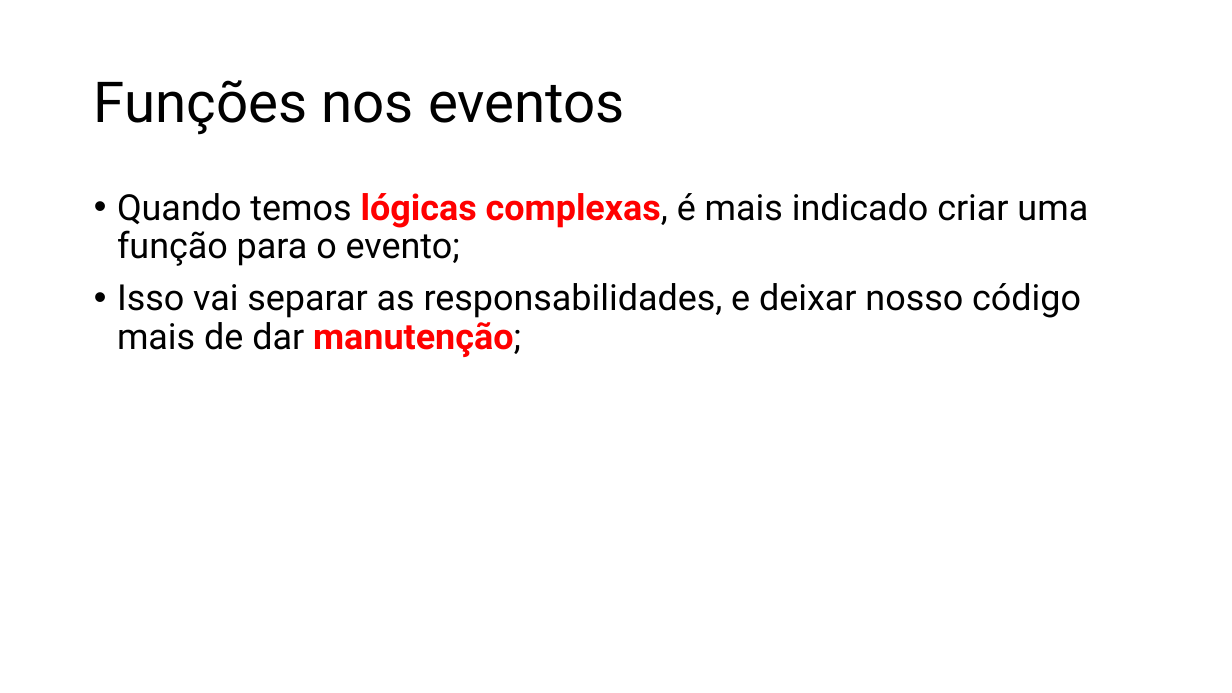
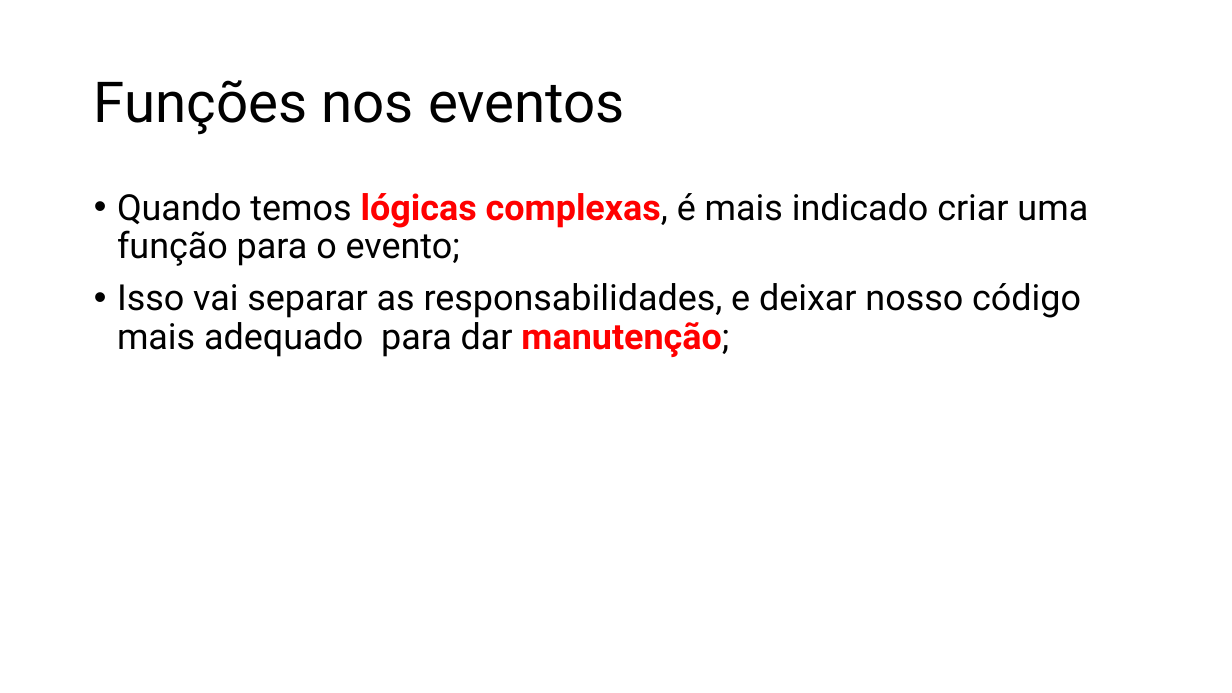
Before and after one commit to RogerSobral/h_codar_react, a slide deck: slide 29 of React.pptx (slide 16 before the commit). Drawn at 1232x693 pixels with LibreOffice and Linux fonts; fonts in the diff are those of the drawing. Boxes give left, top, right and bottom in pixels: in the first picture for what was removed or moved away, otherwise in the second. Text is boxed around its words. In the diff, an @@ line names an element or a change of style, - is before the commit and + after.

```diff
--- a/React.pptx
+++ b/React.pptx
@@ text at [117, 283, 1081, 357]: text changed @@
-• Isso vai separar as responsabilidades, e deixar nosso código mais de dar manutenção;
+• Isso vai separar as responsabilidades, e deixar nosso código mais adequado para dar manutenção;
```
Also in this commit, not shown: 2 other slides changed, 16 slides added, 46 other files.
